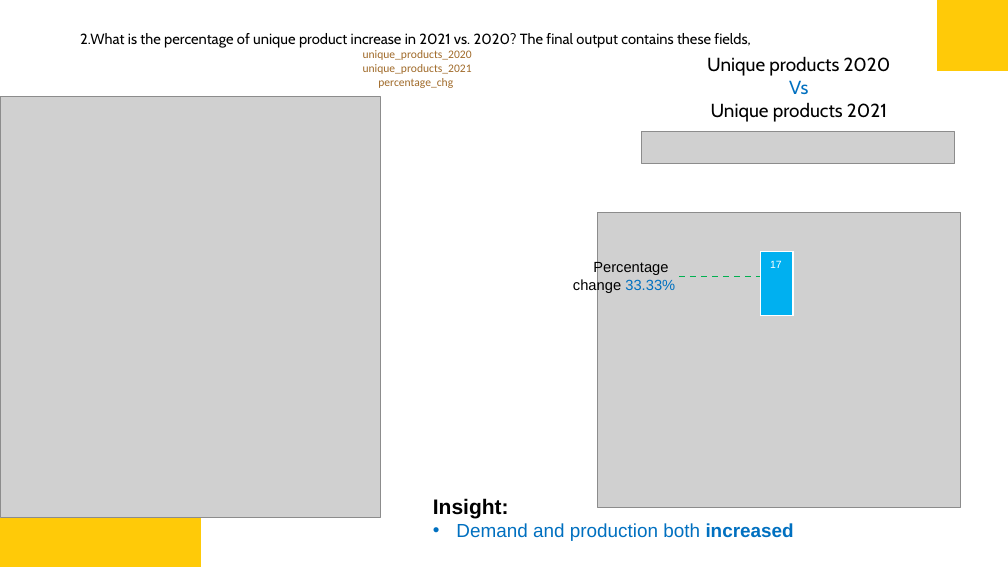
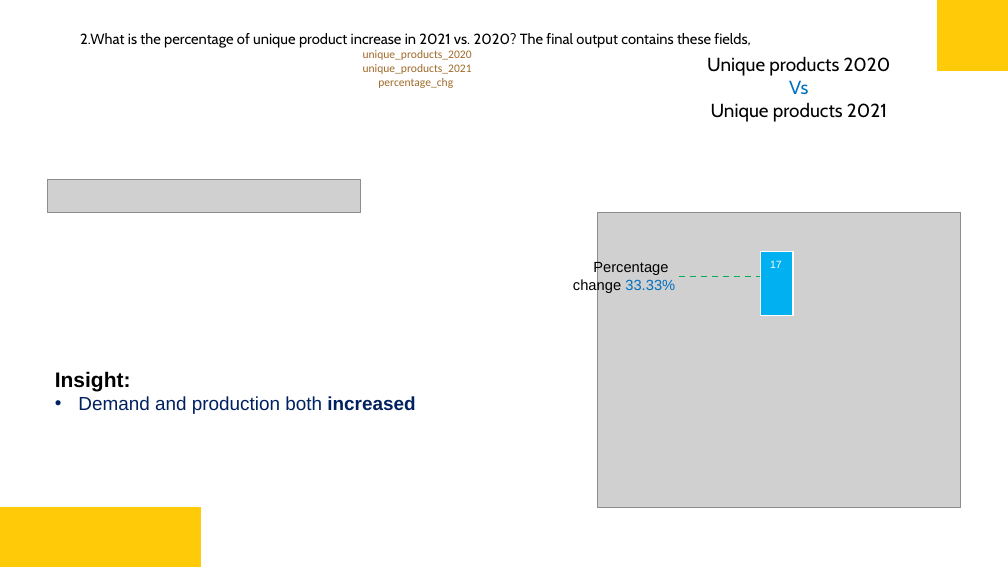
Before and after one commit to saksham77ang/Atliq-consumer-goods, a slide deck: slide 7 of Consumer Goods SQl Powerbi Project.pptx. Drawn at 1008x567 pixels with LibreOffice and Linux fonts; fonts in the diff are those of the drawing; grey boxes stand for pictures. Boxes give left, top, right and bottom in pixels: in the first picture for what was removed or moved away, otherwise in the second. Text is boxed around its words. In the diff, an @@ line names an element or a change of style, - is before the commit and + after.

```diff
--- a/Consumer Goods SQl Powerbi Project.pptx
+++ b/Consumer Goods SQl Powerbi Project.pptx
@@ picture removed at (x1=0, y1=97, x2=380, y2=518) @@
@@ picture moved from (x1=641, y1=131, x2=955, y2=163) to (x1=48, y1=180, x2=361, y2=212) @@
@@ text "Insight:" moved from (x1=433, y1=498, x2=794, y2=541) to (x1=55, y1=371, x2=415, y2=414) @@
@@ text at (x1=78, y1=396, x2=415, y2=414): text colour #0070C0 to #002060 in "Demand and production both increased" @@
```
Also in this commit, not shown: 9 other slides changed.
